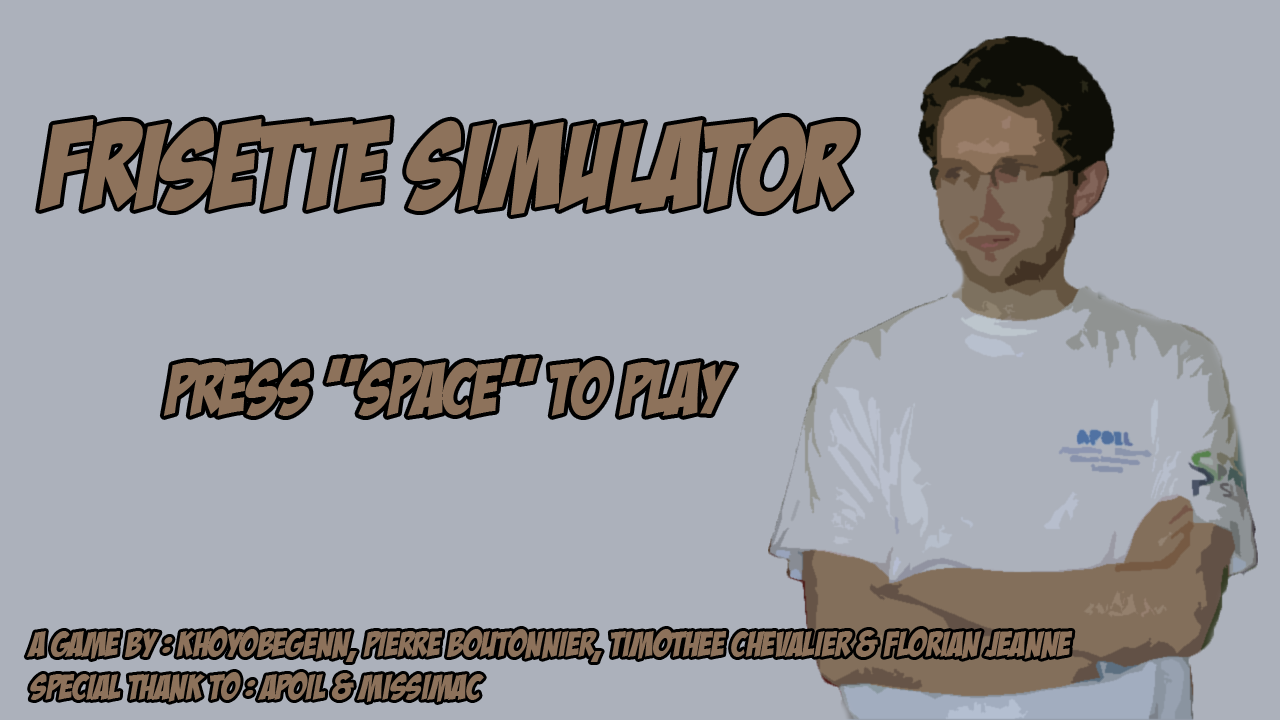
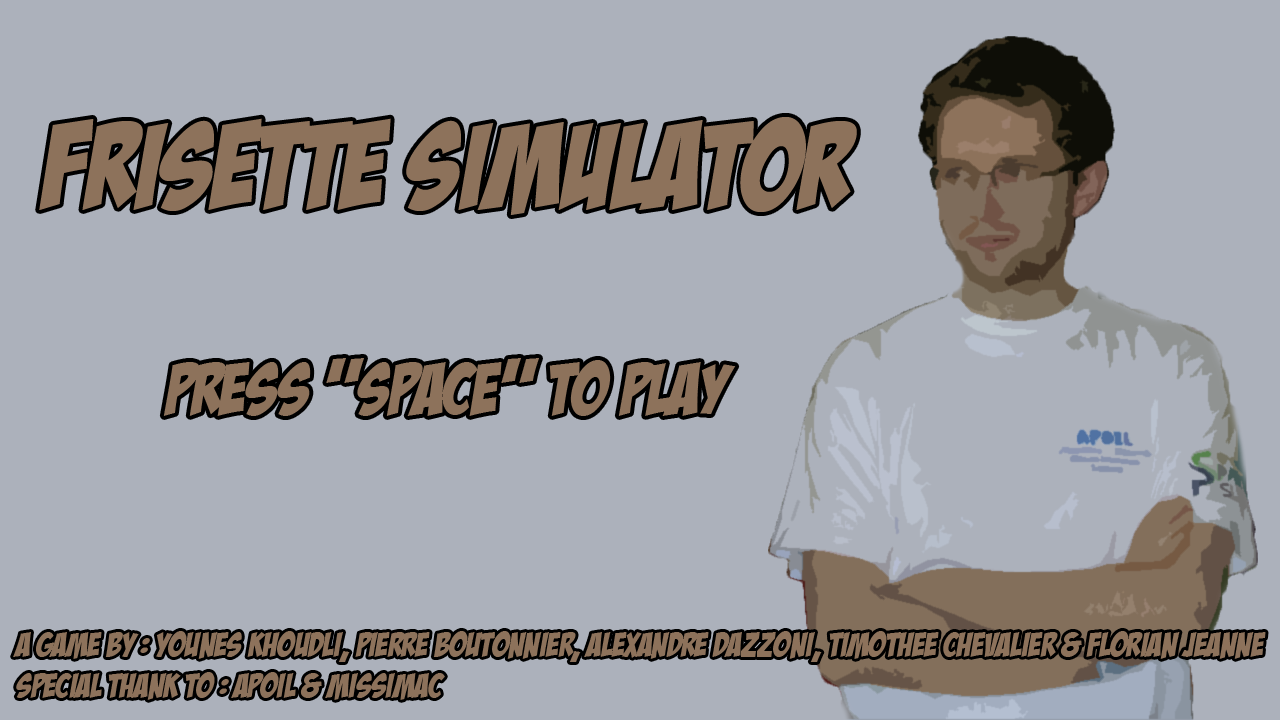
Layer changes from the first 1280 x 720 image to the second:
renamed "a game by : Khoyobegenn, Pierre boutonnier, Timothee chevalier" to "a game by : Younes Khoudli, Pierre boutonnier, Alexandre Dazzon", painted on it over bbox(13, 629, 1266, 702)
